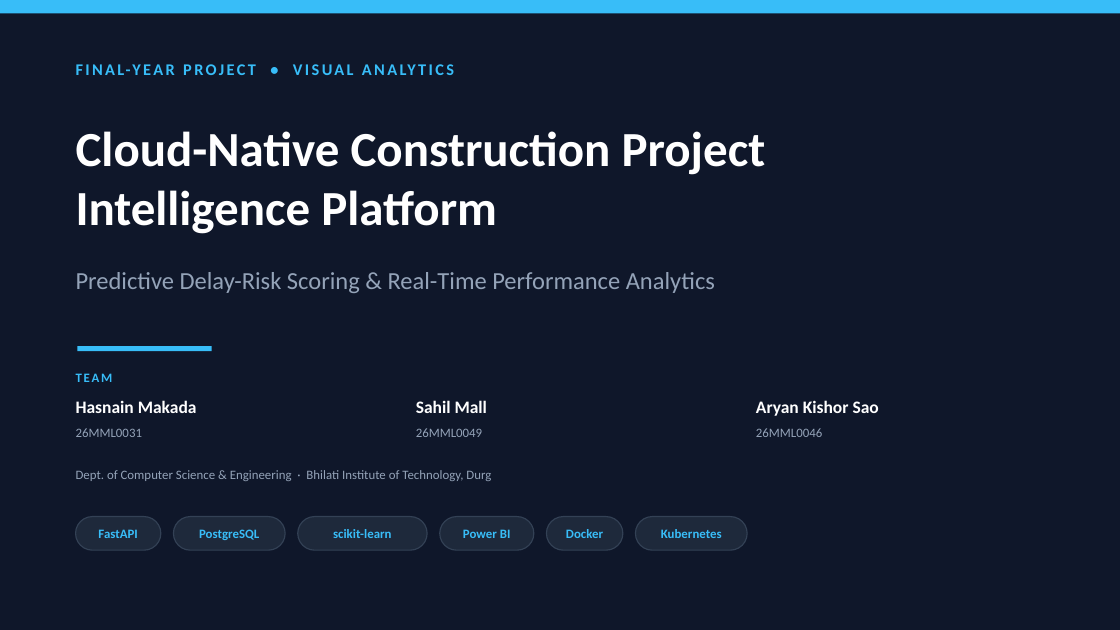
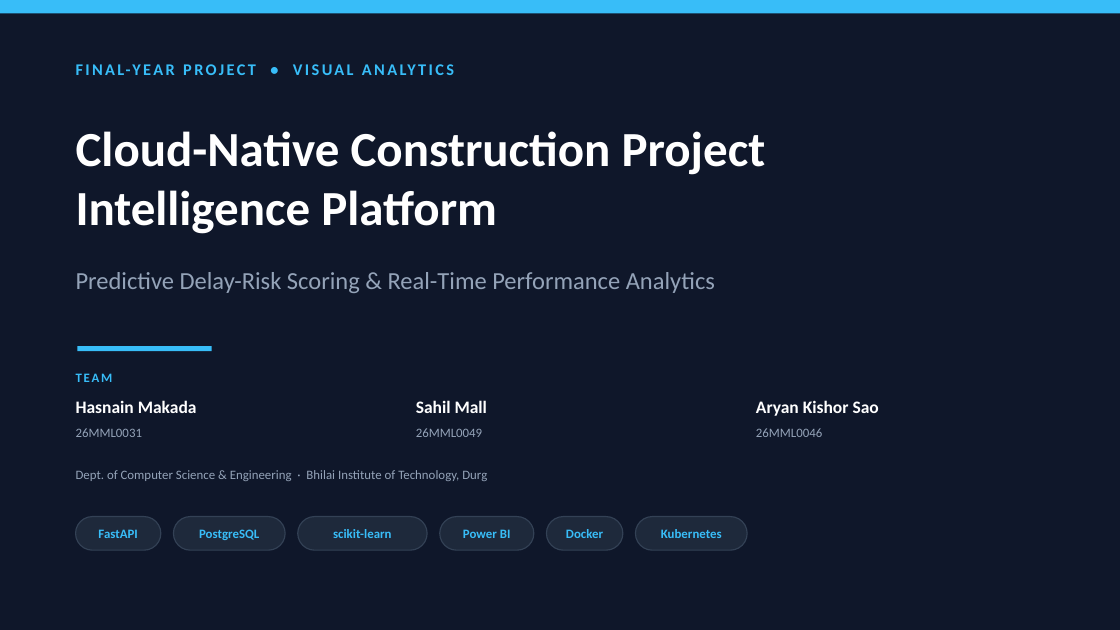
Before and after one commit to castial004/Cloud-Native-Construction-Project-Intelligence-Platform, a slide deck: slide 1 of project-final.pptx. Drawn at 1120x630 pixels with LibreOffice and Linux fonts; fonts in the diff are those of the drawing. Boxes give left, top, right and bottom in pixels: in the first picture for what was removed or moved away, otherwise in the second. Text is boxed around its words. In the diff, an @@ line names an element or a change of style, - is before the commit and + after.

Commit message:
fix(deck): correct institute name typo (Bhilati -> Bhilai)

```diff
--- a/project-final.pptx
+++ b/project-final.pptx
@@ text at [76,470,487,481]: text changed @@
-Dept. of Computer Science & Engineering · Bhilati Institute of Technology, Durg
+Dept. of Computer Science & Engineering · Bhilai Institute of Technology, Durg
```
Also in this commit, not shown: 1 other file.
